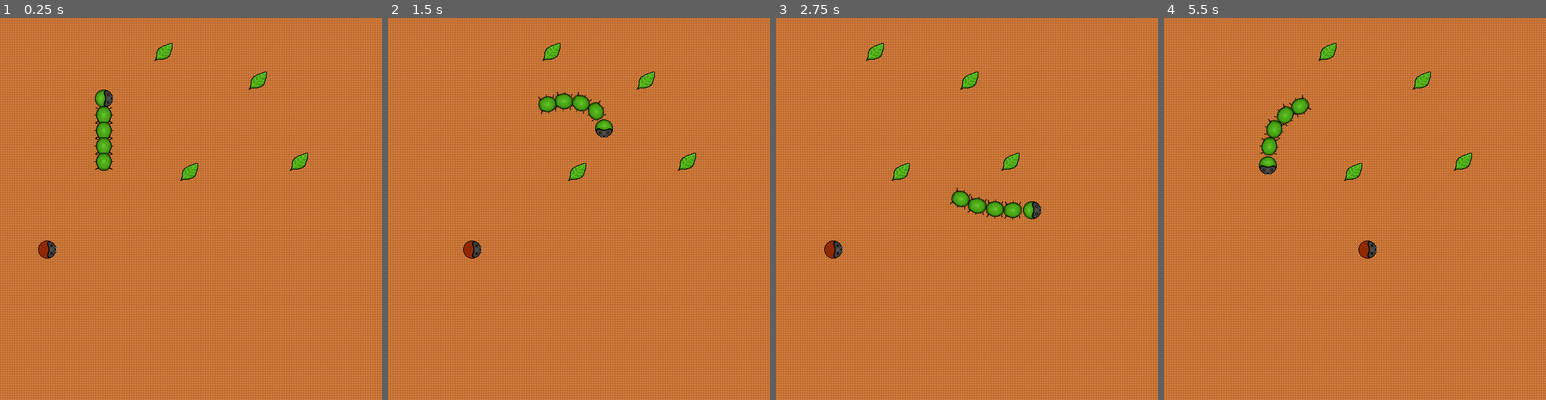
Above: before the commit, frames 1-4 (left to right).
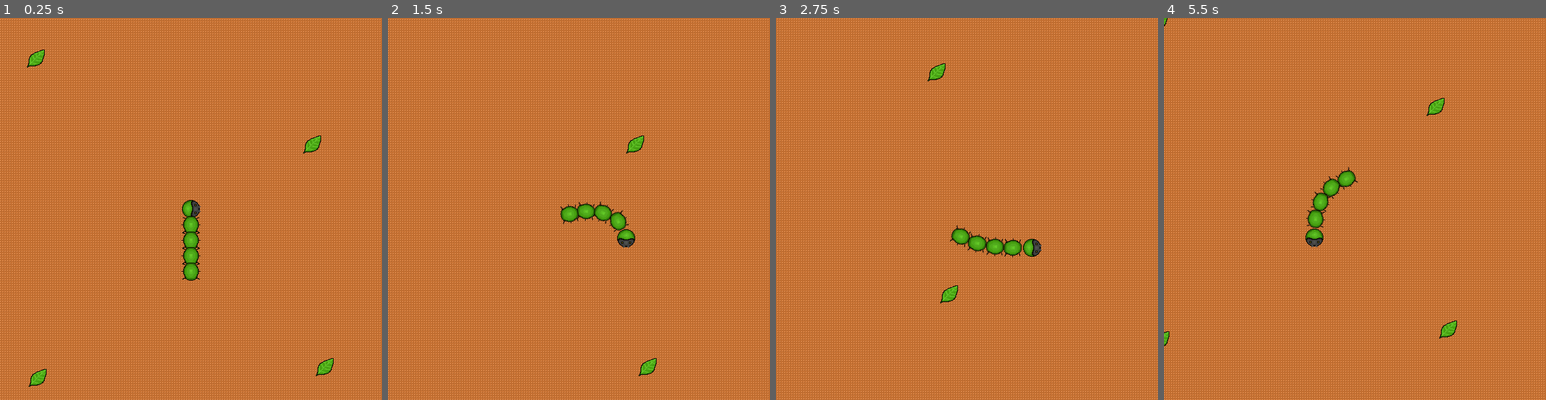
Above: after the commit, the same moments.

Repository: thatnick/grow-grow
Game: Godot game, scene res://scenes/Main.tscn
Same seed, same stepped clock (60 frames per second), same inputs: the game is played once before the commit and once after it.
Inputs:
- Up to frame 1 (0.25 s): no input
- Up to frame 2 (1.5 s): hold Right (ui_right) 0.53-1.28 s; hold Down (ui_down) from 1.28 s (still down)
- Up to frame 3 (2.75 s): release Down (ui_down) at 2.03 s; hold Right (ui_right) from 2.03 s (still down)
- Up to frame 4 (5.5 s): release Right (ui_right) at 2.78 s; hold Up (ui_up) 2.78-3.53 s; hold Left (ui_left) 3.53-5.03 s; hold Down (ui_down) from 5.03 s (still down)

The runs differ from the first frame. In frame 1, 51% of the frame differs, in the area x 0-100%, y 0-100%; in frame 2, 51%; in frame 3, 39%; in frame 4, 51%.

Commit message:
Player starts in the centre

Diff:
--- a/scenes/Main.tscn
+++ b/scenes/Main.tscn
@@ -13,19 +13,19 @@
 [node name="Background" parent="." instance=ExtResource( 6 )]
 
 [node name="Player" parent="." instance=ExtResource( 1 )]
-position = Vector2( 174.258, 135.782 )
+position = Vector2( 641.68, 640.206 )
 
 [node name="Collectable" parent="." instance=ExtResource( 2 )]
-position = Vector2( 432.784, 103.665 )
+position = Vector2( 382.946, 386.837 )
 
 [node name="Collectable2" parent="." instance=ExtResource( 2 )]
-position = Vector2( 274.743, 55.9667 )
+position = Vector2( 866.761, 903.972 )
 
 [node name="Collectable3" parent="." instance=ExtResource( 2 )]
-position = Vector2( 318.307, 256.618 )
+position = Vector2( 385.513, 921.883 )
 
 [node name="Collectable4" parent="." instance=ExtResource( 2 )]
-position = Vector2( 502.105, 239.765 )
+position = Vector2( 845.687, 531.243 )
 
 [node name="Enemy" parent="." instance=ExtResource( 4 )]
 position = Vector2( 66.243, 388.051 )
